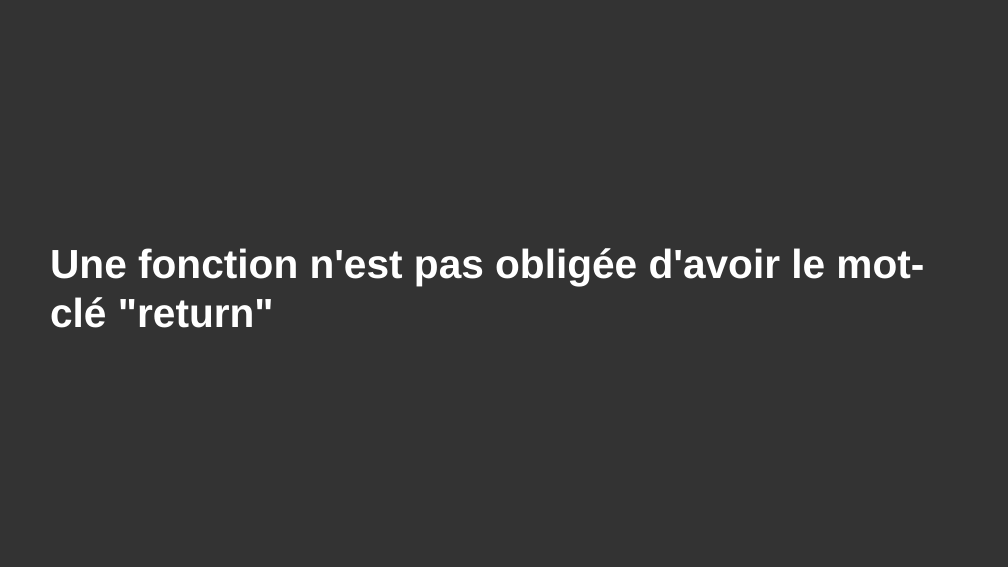
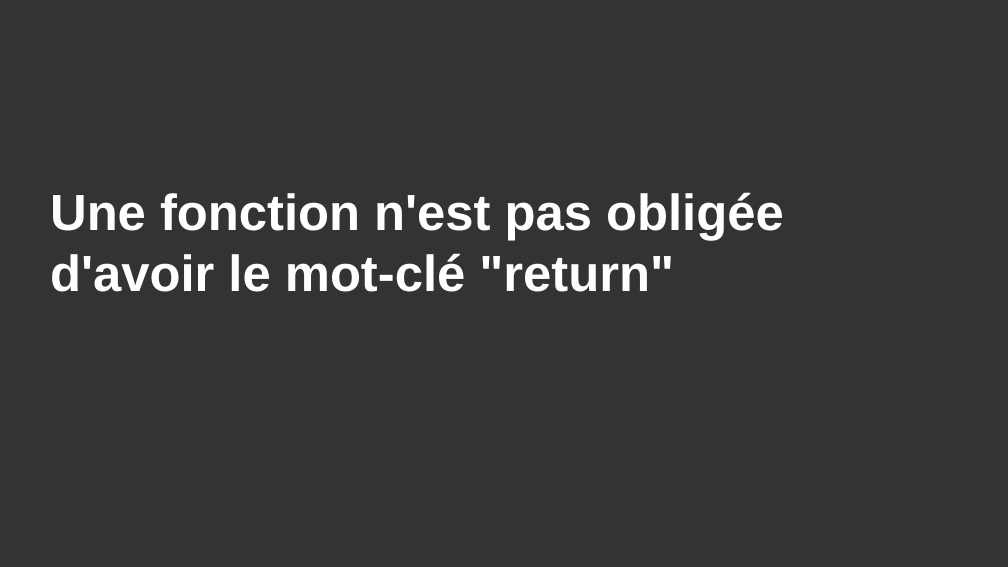
Before and after one commit to DanYellow/cours, a slide deck: slide 27 of integration-web-s2/travaux-pratiques/numero-5/presentation.odp (slide 25 before the commit). Drawn at 1008x567 pixels with LibreOffice and Linux fonts; fonts in the diff are those of the drawing. Boxes give left, top, right and bottom in pixels: in the first picture for what was removed or moved away, otherwise in the second. Text is boxed around its words. In the diff, an @@ line names an element or a change of style, - is before the commit and + after.

```diff
--- a/integration-web-s2/travaux-pratiques/numero-5/presentation.odp
+++ b/integration-web-s2/travaux-pratiques/numero-5/presentation.odp
@@ title "Une fonction n'est pas obligée ...": place and size @@
-title "Une fonction n'est pas obligée ..." at <box>50,248,924,328</box>
+title "Une fonction n'est pas obligée ..." at <box>50,192,784,292</box>
@@ title "Une fonction n'est pas obligée ..." at <box>50,192,784,292</box>: size 32 to 40 pt @@
```
Also in this commit, not shown: 7 other slides changed, 2 slides added, 3 other files.
